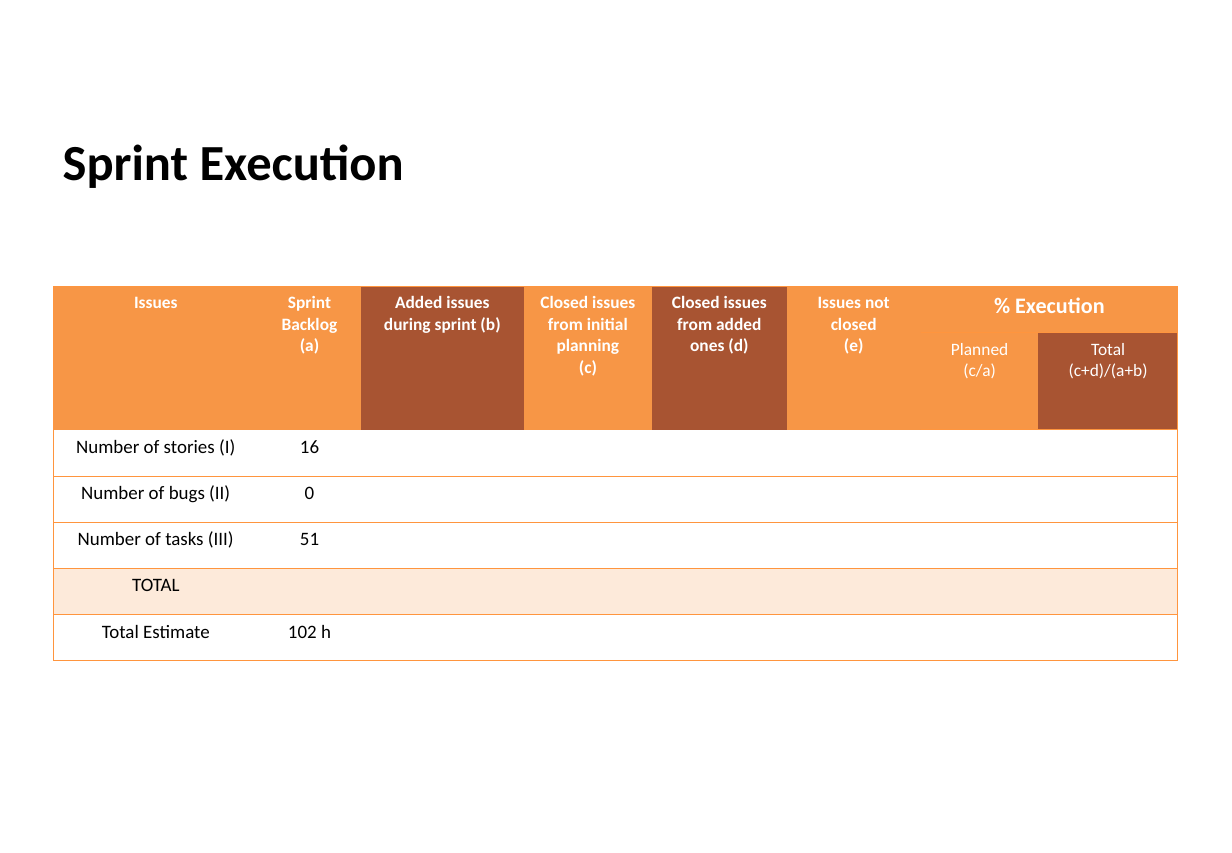
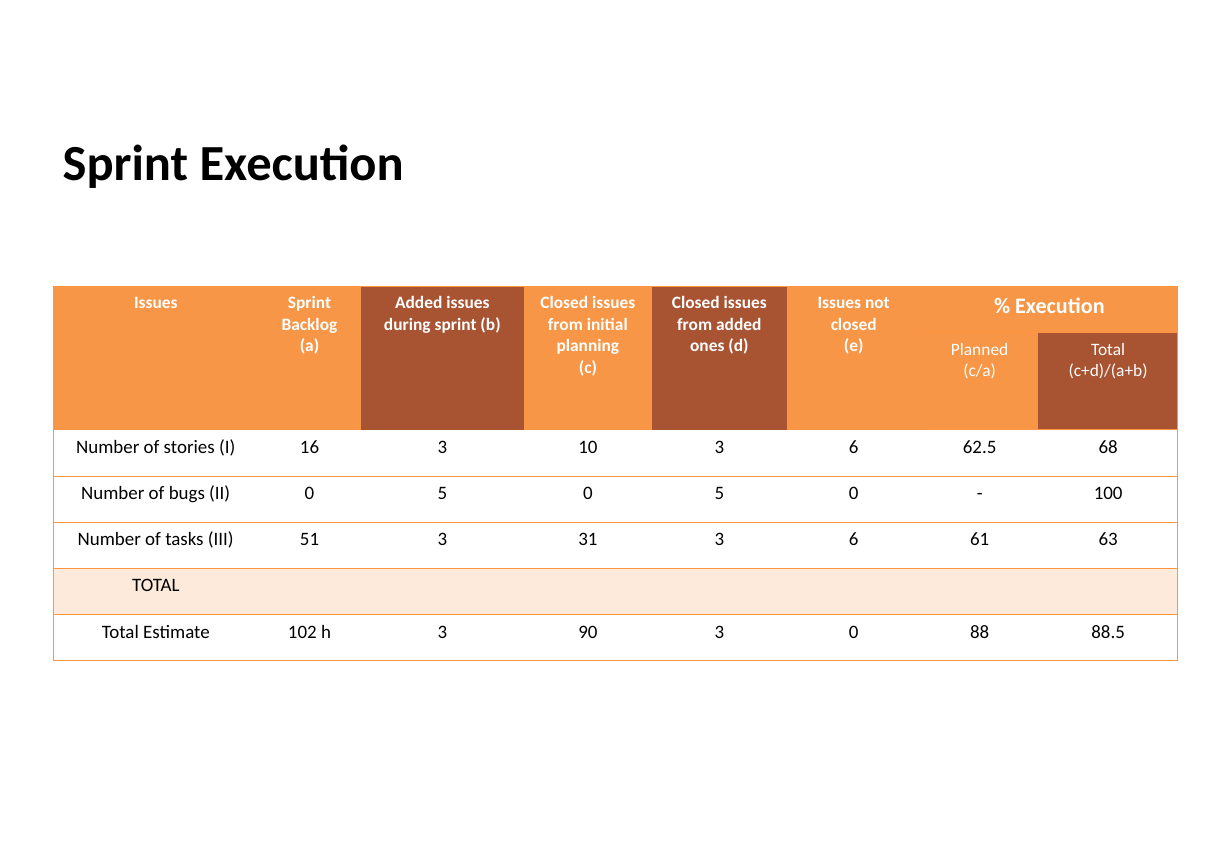
Before and after one commit to Diogosadias/LEI_PI_SEM3, a slide deck: slide 5 of docs/Sprint3/LAPR3 - Sprint 3 Status Report.pptx. Drawn at 1232x853 pixels with LibreOffice and Linux fonts; fonts in the diff are those of the drawing; background and template pictures are left out. Boxes give left, top, right and bottom in pixels: in the first picture for what was removed or moved away, otherwise in the second. Text is boxed around its words. In the diff, an @@ line names an element or a change of style, - is before the commit and + after.

```diff
--- a/docs/Sprint3/LAPR3 - Sprint 3 Status Report.pptx
+++ b/docs/Sprint3/LAPR3 - Sprint 3 Status Report.pptx
@@ table at <box>53,287,1177,642</box> @@
-row 3: Number of stories (I) | 16 |  |  |  |  |  | 
+row 3: Number of stories (I) | 16 | 3 | 10 | 3 | 6 | 62.5 | 68
-row 4: Number of bugs (II) | 0 |  |  |  |  |  | 
+row 4: Number of bugs (II) | 0 | 5 | 0 | 5 | 0 | - | 100
-row 5: Number of tasks (III) | 51 |  |  |  |  |  | 
+row 5: Number of tasks (III) | 51 | 3 | 31 | 3 | 6 | 61 | 63
-row 7: Total Estimate | 102 h |  |  |  |  |  | 
+row 7: Total Estimate | 102 h | 3 | 90 | 3 | 0 | 88 | 88.5
```
Also in this commit, not shown: 8 other slides changed.
